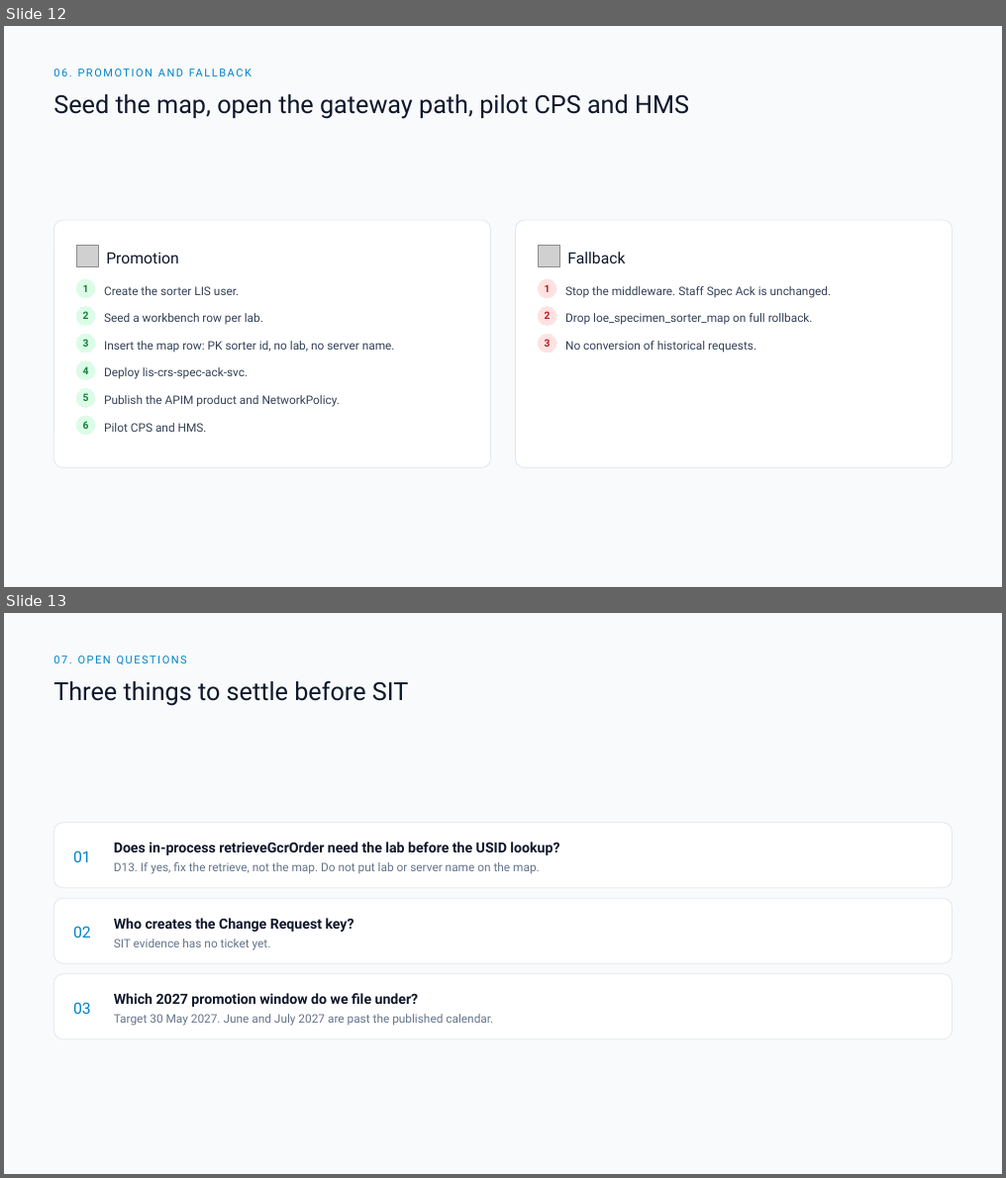
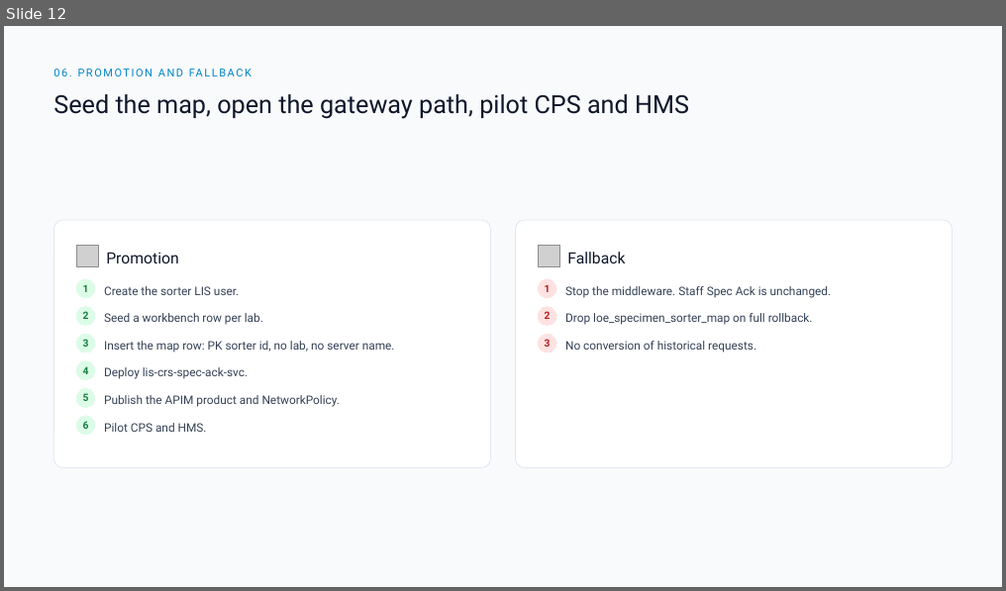
Before and after one commit to DragonChong/HA-Notes, a slide deck: SDLC/Projects/TMP-specimen-sorter-api — Specimen Sorter API/assets/Specimen Sorter API v3.pptx. Shown one above the other, each under a label of ours: slides 12 and 13 before the commit, slide 12 after it. The pictures are 1006x1178 and 1006x591 pixels, drawn with LibreOffice and Linux fonts; fonts in the diff are those of the drawing; grey boxes stand for pictures. Boxes give left, top, right and bottom in pixels: in the first picture for what was removed or moved away, otherwise in the second. Text is boxed around its words. In the diff, an @@ line names an element or a change of style, - is before the commit and + after.

```diff
--- a/SDLC/Projects/TMP-specimen-sorter-api — Specimen Sorter API/assets/Specimen Sorter API v3.pptx
+++ b/SDLC/Projects/TMP-specimen-sorter-api — Specimen Sorter API/assets/Specimen Sorter API v3.pptx
@@ slide 13 removed at bbox=[4, 613, 1002, 1174], background #F8FAFC @@
@@ text removed at bbox=[54, 656, 187, 664] @@
-07. OPEN QUESTIONS
@@ text removed at bbox=[54, 681, 408, 706] @@
-Three things to settle before SIT
@@ rounded rectangle removed at bbox=[54, 823, 952, 888] @@
@@ text removed at bbox=[114, 842, 559, 856] @@
-Does in-process retrieveGcrOrder need the lab before the USID lookup?
@@ text removed at bbox=[73, 851, 91, 862] @@
-01
@@ text removed at bbox=[114, 862, 540, 874] @@
-D13. If yes, fix the retrieve, not the map. Do not put lab or server name on the map.
@@ rounded rectangle removed at bbox=[54, 898, 952, 963] @@
@@ text removed at bbox=[73, 926, 91, 938] @@
-02
@@ text removed at bbox=[114, 918, 354, 932] @@
-Who creates the Change Request key?
@@ text removed at bbox=[114, 939, 271, 951] @@
-SIT evidence has no ticket yet.
@@ rounded rectangle removed at bbox=[54, 974, 952, 1040] @@
@@ text removed at bbox=[114, 993, 419, 1007] @@
-Which 2027 promotion window do we file under?
@@ text removed at bbox=[73, 1002, 91, 1014] @@
-03
@@ text removed at bbox=[114, 1014, 493, 1026] @@
-Target 30 May 2027. June and July 2027 are past the published calendar.
```
Also in this commit, not shown: 2 slides changed, 1 other slide removed, 1 other file.
